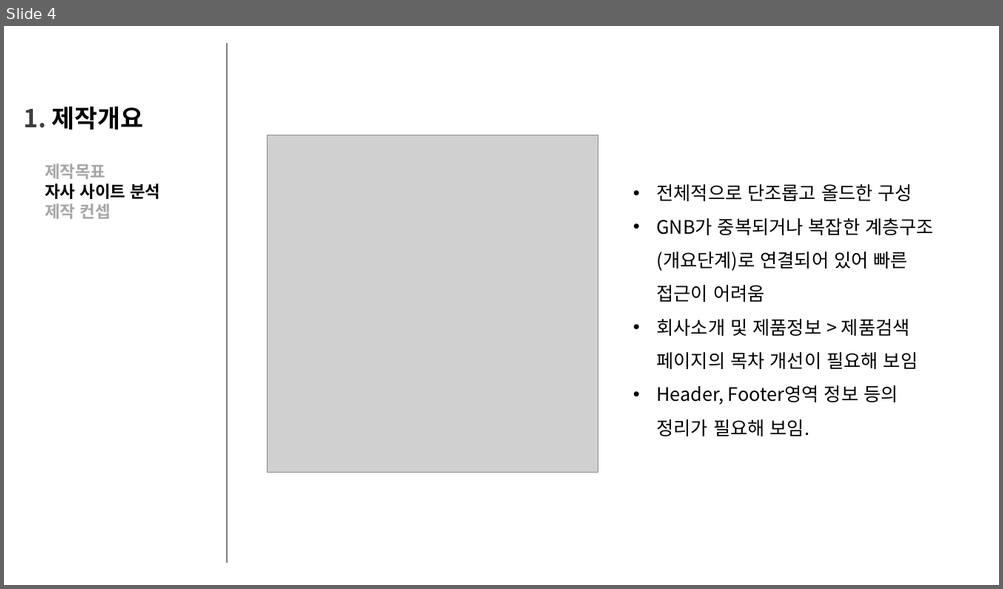
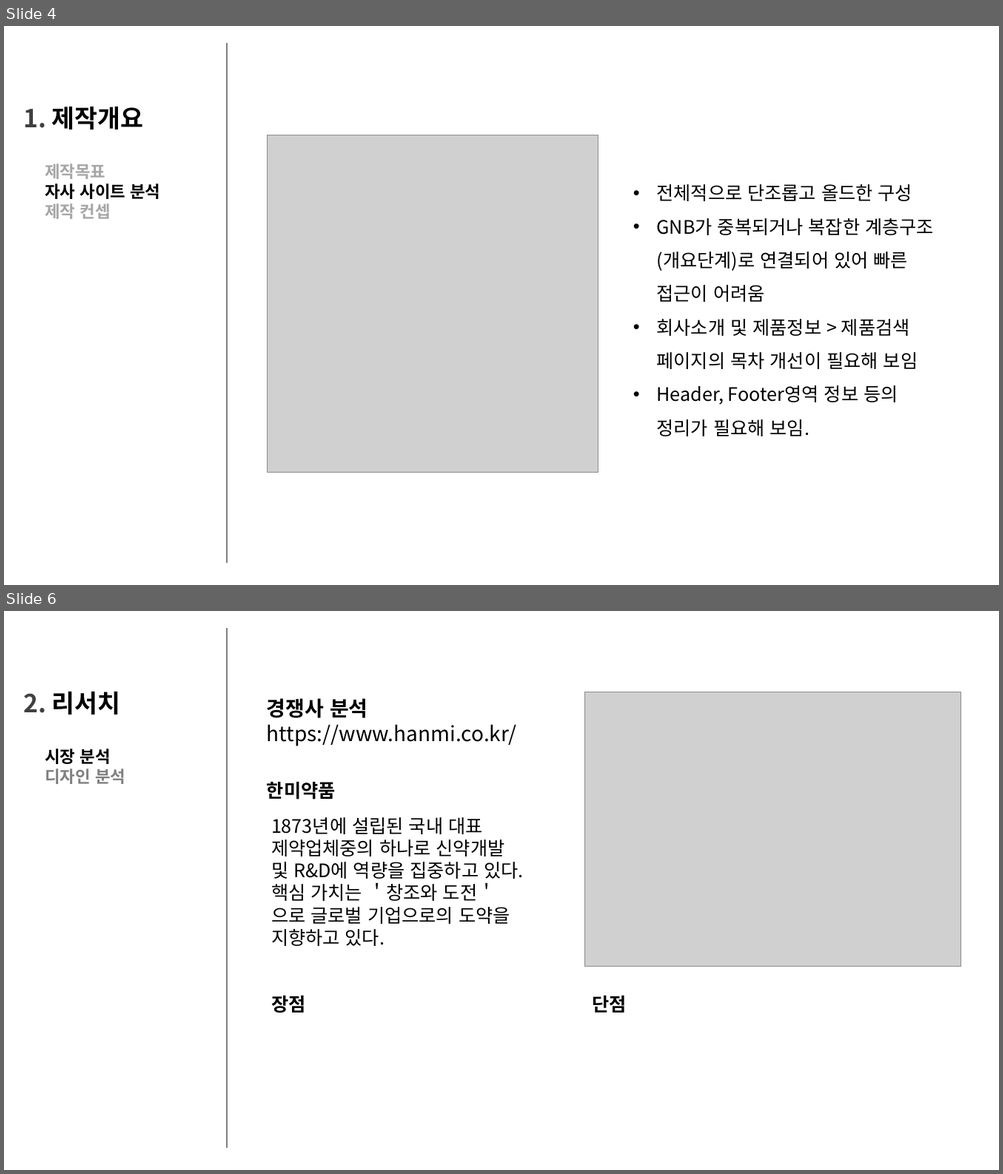
Before and after one commit to csslick/roche-renewal, a slide deck: 로슈 홈페이지 리뉴얼 제안서.pptx. Shown one above the other, each under a label of ours: slide 4 before the commit, slides 4 and 6 after it; the slides between them are not shown. The pictures are 1003x589 and 1003x1174 pixels, drawn with LibreOffice and Linux fonts; fonts in the diff are those of the drawing; grey boxes stand for pictures. Boxes give left, top, right and bottom in pixels: in the first picture for what was removed or moved away, otherwise in the second. Text is boxed around its words. In the diff, an @@ line names an element or a change of style, - is before the commit and + after.

```diff
--- a/로슈 홈페이지 리뉴얼 제안서.pptx
+++ b/로슈 홈페이지 리뉴얼 제안서.pptx
@@ slide 6 added at (x1=4, y1=611, x2=999, y2=1170), background #FFFFFF @@
@@ line added from (227, 628) to (227, 1148), #808080 1.5 pt @@
@@ title added at (x1=23, y1=691, x2=121, y2=715), 24 pt, text #000000, bold @@
+2. 리서치
@@ text added at (x1=267, y1=698, x2=516, y2=746), 20 pt, text #000000 @@
+경쟁사 분석
+https://www.hanmi.co.kr/
@@ picture added at (x1=584, y1=692, x2=961, y2=967) @@
@@ text added at (x1=45, y1=749, x2=125, y2=784), 16 pt, text #808080, bold @@
+시장 분석
+디자인 분석
@@ text added at (x1=267, y1=782, x2=336, y2=800), 18 pt, text #000000, bold @@
+한미약품
@@ text added at (x1=271, y1=817, x2=523, y2=946), 18 pt, text #000000 @@
+1873년에 설립된 국내 대표 제약업체중의 하나로 신약개발 및 R&D에 역량을 집중하고 있다. 핵심 가치는 ＇창조와 도전＇으로 글로벌 기업으로의 도약을 지향하고 있다.
@@ text added at (x1=271, y1=996, x2=305, y2=1014), 18 pt, text #000000, bold @@
+장점
@@ text added at (x1=592, y1=996, x2=626, y2=1013), 18 pt, text #000000, bold @@
+단점
```
Also in this commit, not shown: 1 slide changed.
